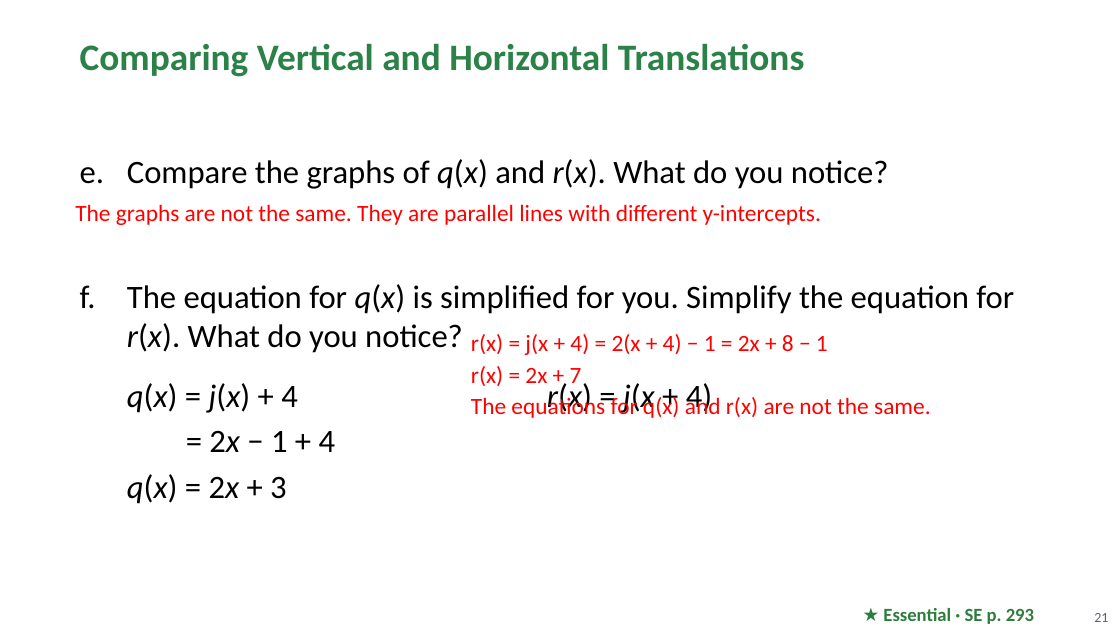
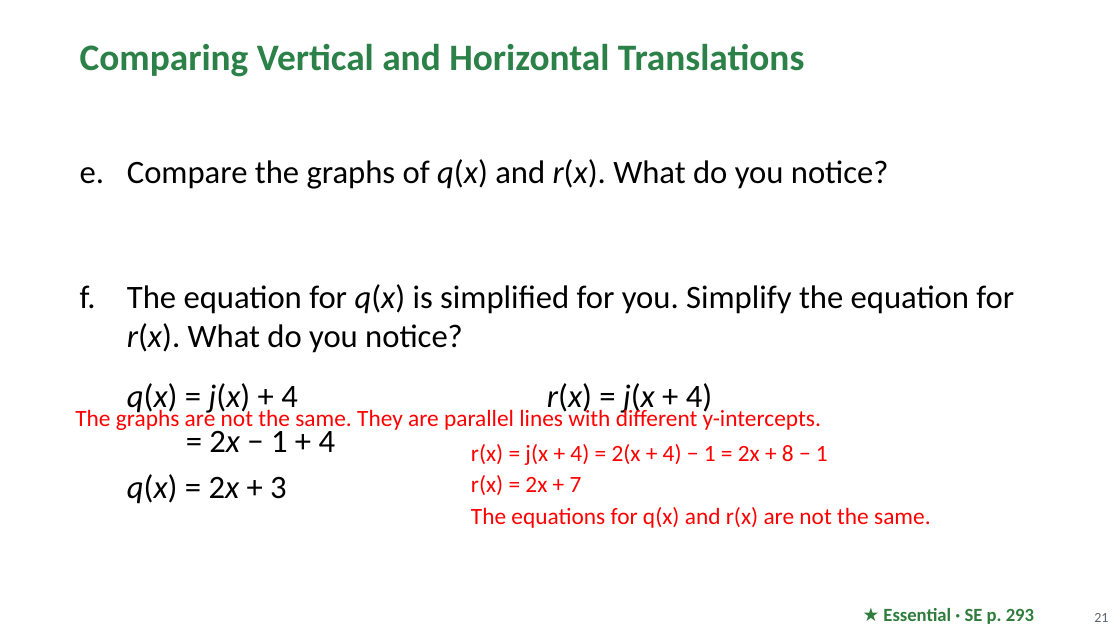
Before and after one commit to Apolloat2022/Algebra1M2U1L4, a slide deck: slide 21 of Module 2 topic 2/BLMathematics_AlgI_M2_T2_L2_LessonSlides_ENG_with_answers.pptx. Drawn at 1120x630 pixels with LibreOffice and Linux fonts; fonts in the diff are those of the drawing; background and template pictures are left out. Boxes give left, top, right and bottom in pixels: in the first picture for what was removed or moved away, otherwise in the second. Text is boxed around its words. In the diff, an @@ line names an element or a change of style, - is before the commit and + after.

```diff
--- a/Module 2 topic 2/BLMathematics_AlgI_M2_T2_L2_LessonSlides_ENG_with_answers.pptx
+++ b/Module 2 topic 2/BLMathematics_AlgI_M2_T2_L2_LessonSlides_ENG_with_answers.pptx
@@ text "The graphs are not the ..." rewrapped from (x1=75, y1=204, x2=821, y2=225) to (x1=75, y1=406, x2=821, y2=432) @@
@@ text "r(x) = j(x + 4) ..." moved from (x1=471, y1=334, x2=931, y2=418) to (x1=471, y1=444, x2=931, y2=528) @@
```
Also in this commit, not shown: 9 other slides changed, 4 other files.
